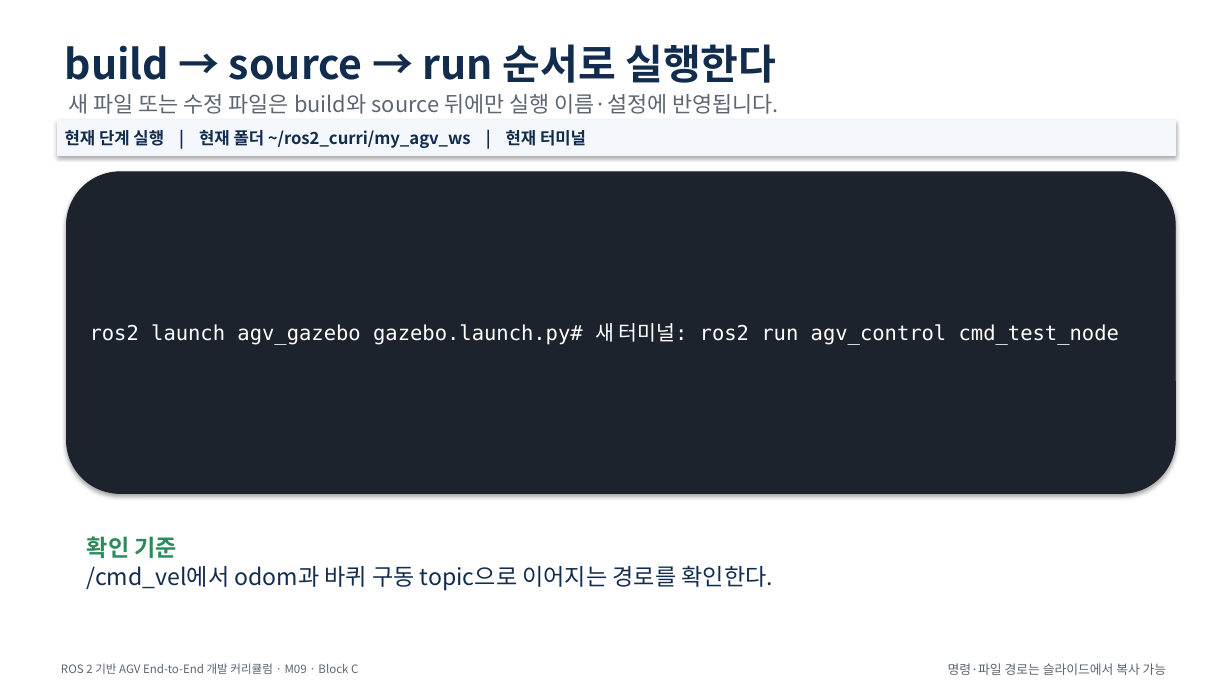
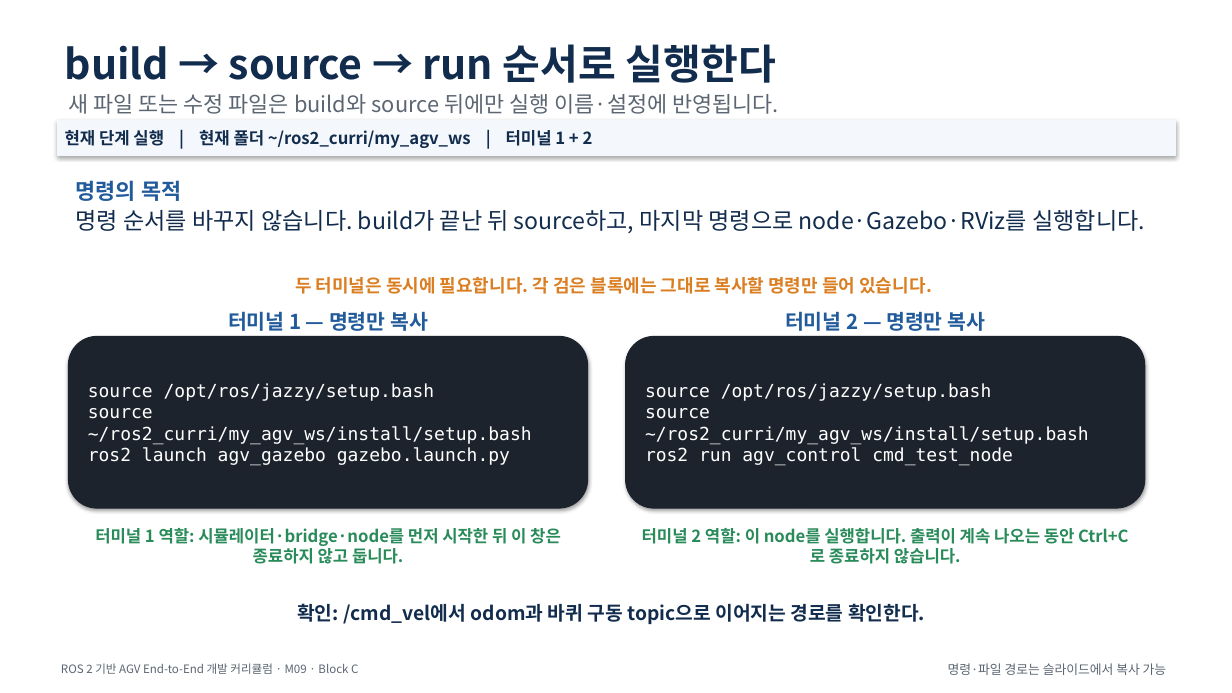
Before and after one commit to choimagon/ros2_curri, a slide deck: slide 67 of blocks/C_drive_visualization/Block_C_M시리즈_통합_따라하기.pptx. Drawn at 1232x693 pixels with LibreOffice and Linux fonts; fonts in the diff are those of the drawing. Boxes give left, top, right and bottom in pixels: in the first picture for what was removed or moved away, otherwise in the second. Text is boxed around its words. In the diff, an @@ line names an element or a change of style, - is before the commit and + after.

Commit message:
Regenerate visual terminal curriculum decks

```diff
--- a/blocks/C_drive_visualization/Block_C_M시리즈_통합_따라하기.pptx
+++ b/blocks/C_drive_visualization/Block_C_M시리즈_통합_따라하기.pptx
@@ text in rectangle at <box>65,130,593,148</box>: text changed @@
-현재 단계 실행 | 현재 폴더 ~/ros2_curri/my_agv_ws | 현재 터미널
+현재 단계 실행 | 현재 폴더 ~/ros2_curri/my_agv_ws | 터미널 1 + 2
@@ rounded rectangle removed at <box>67,172,1176,494</box> @@
-ros2 launch agv_gazebo gazebo.launch.py# 새 터미널: ros2 run agv_control cmd_test_node
@@ text added at <box>76,180,181,201</box>, 17 pt, text #225B9B, bold @@
+명령의 목적
@@ text added at <box>76,209,1145,233</box>, 18 pt, text #122C4E @@
+명령 순서를 바꾸지 않습니다. build가 끝난 뒤 source하고, 마지막 명령으로 node·Gazebo·RViz를 실행합니다.
@@ text added at <box>295,277,932,294</box>, 14 pt, text #DB7E22, bold @@
+두 터미널은 동시에 필요합니다. 각 검은 블록에는 그대로 복사할 명령만 들어 있습니다.
@@ text added at <box>228,311,428,331</box>, 16 pt, text #225B9B, bold @@
+터미널 1 — 명령만 복사
@@ text added at <box>785,311,985,331</box>, 16 pt, text #225B9B, bold @@
+터미널 2 — 명령만 복사
@@ rounded rectangle added at <box>68,336,588,508</box>, fill #1D232D, outline #1D232D 0.75 pt, 14 pt, text #FFFFFF @@
+source /opt/ros/jazzy/setup.bash
+source ~/ros2_curri/my_agv_ws/install/setup.bash
+ros2 launch agv_gazebo gazebo.launch.py
@@ rounded rectangle added at <box>626,336,1145,508</box>, fill #1D232D, outline #1D232D 0.75 pt, 14 pt, text #FFFFFF @@
+source /opt/ros/jazzy/setup.bash
+source ~/ros2_curri/my_agv_ws/install/setup.bash
+ros2 run agv_control cmd_test_node
@@ text removed at <box>87,536,178,558</box> @@
-확인 기준
@@ text added at <box>95,528,561,564</box>, 13 pt, text #2A8B5A, bold @@
+터미널 1 역할: 시뮬레이터·bridge·node를 먼저 시작한 뒤 이 창은 종료하지 않고 둡니다.
@@ text added at <box>642,528,1129,564</box>, 13 pt, text #2A8B5A, bold @@
+터미널 2 역할: 이 node를 실행합니다. 출력이 계속 나오는 동안 Ctrl+C로 종료하지 않습니다.
@@ text at <box>297,603,925,624</box>: text changed; size 18 to 15 pt; bold on @@
-/cmd_vel에서 odom과 바퀴 구동 topic으로 이어지는 경로를 확인한다.
+확인: /cmd_vel에서 odom과 바퀴 구동 topic으로 이어지는 경로를 확인한다.
```
Also in this commit, not shown: 59 other slides changed, 4 slides added, 55 other files.
